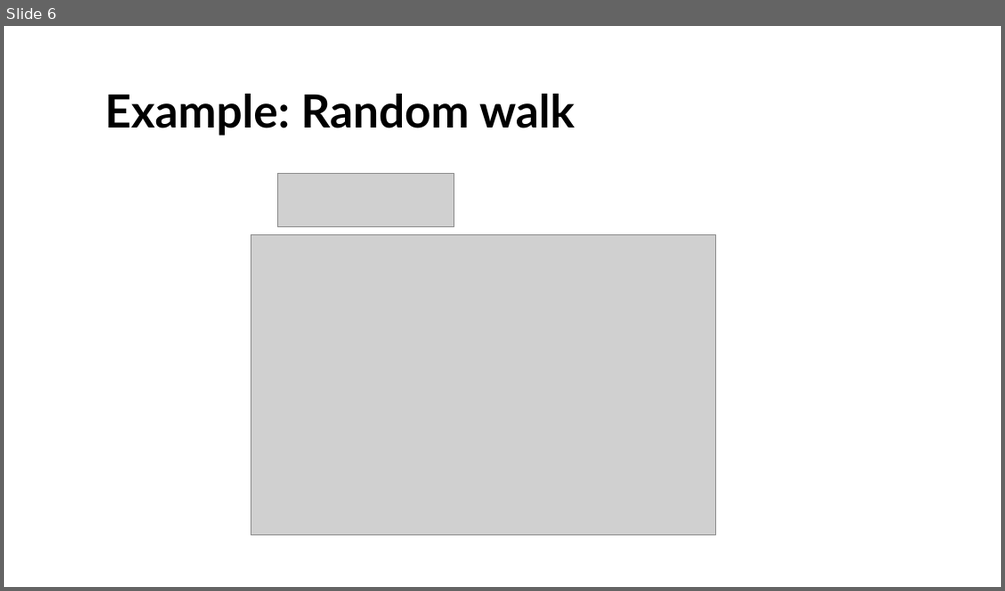
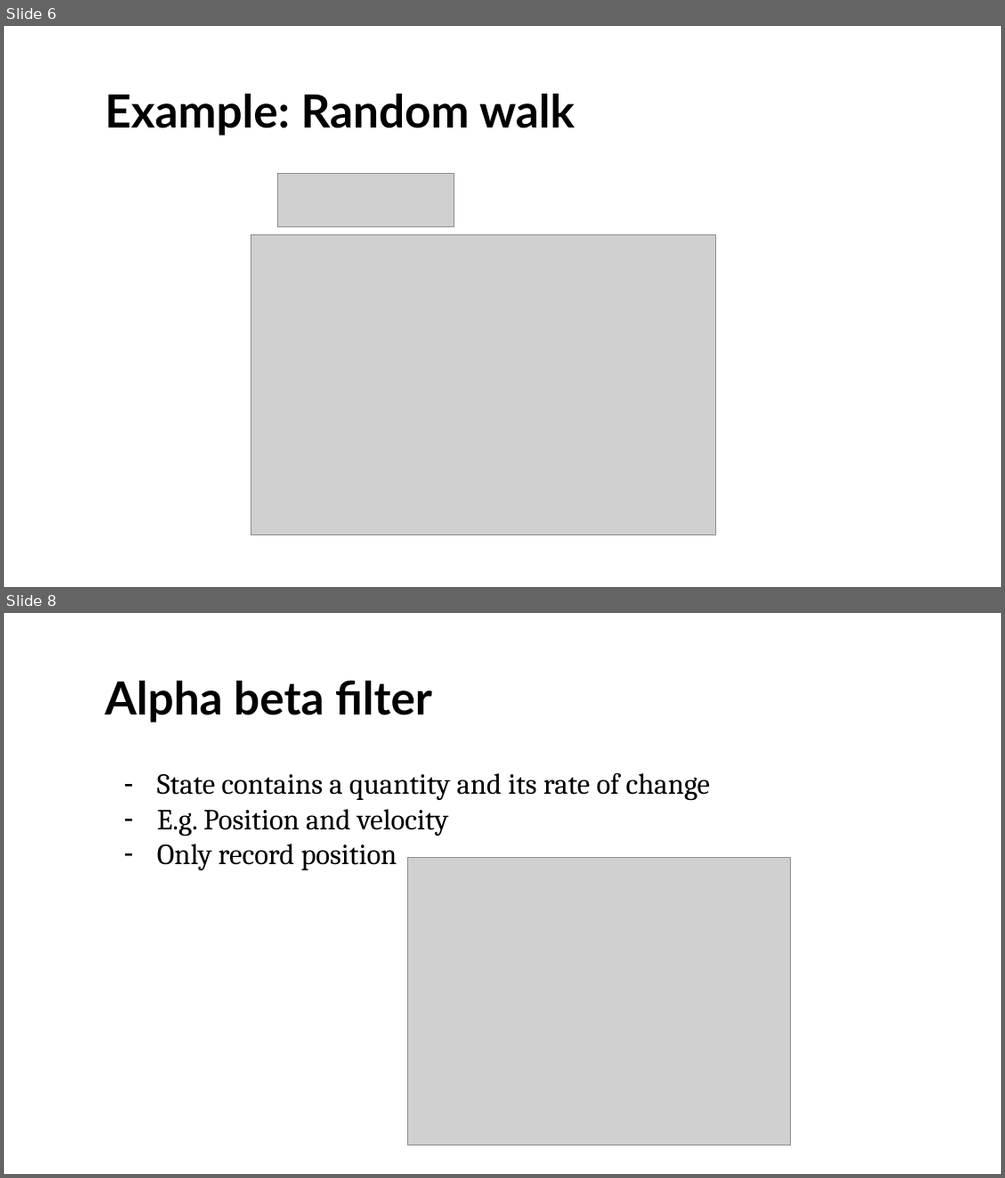
Before and after one commit to UOMDSS/workshops-2022-2023, a slide deck: semester-1/Week-4-Kalman-Filtering-Inverted-Pendulum/state space models and filtering.pptx. Shown one above the other, each under a label of ours: slide 6 before the commit, slides 6 and 8 after it; the slides between them are not shown. The pictures are 1005x591 and 1005x1178 pixels, drawn with LibreOffice and Linux fonts; fonts in the diff are those of the drawing; grey boxes stand for pictures; background and template pictures are left out. Boxes give left, top, right and bottom in pixels: in the first picture for what was removed or moved away, otherwise in the second. Text is boxed around its words. In the diff, an @@ line names an element or a change of style, - is before the commit and + after.

```diff
--- a/semester-1/Week-4-Kalman-Filtering-Inverted-Pendulum/state space models and filtering.pptx
+++ b/semester-1/Week-4-Kalman-Filtering-Inverted-Pendulum/state space models and filtering.pptx
@@ slide 8 added at (4,613,1001,1174), background #FFFFFF @@
@@ title added at (105,680,432,722), 44 pt, text #000000, bold @@
+Alpha beta filter
@@ text added at (157,773,710,870), 28 pt, text #000000 @@
+– State contains a quantity and its rate of change
+– E.g. Position and velocity
+– Only record position
@@ picture added at (408,858,791,1144) @@
```
Also in this commit, not shown: 3 slides changed, 12 other slides added, 2 other files.
